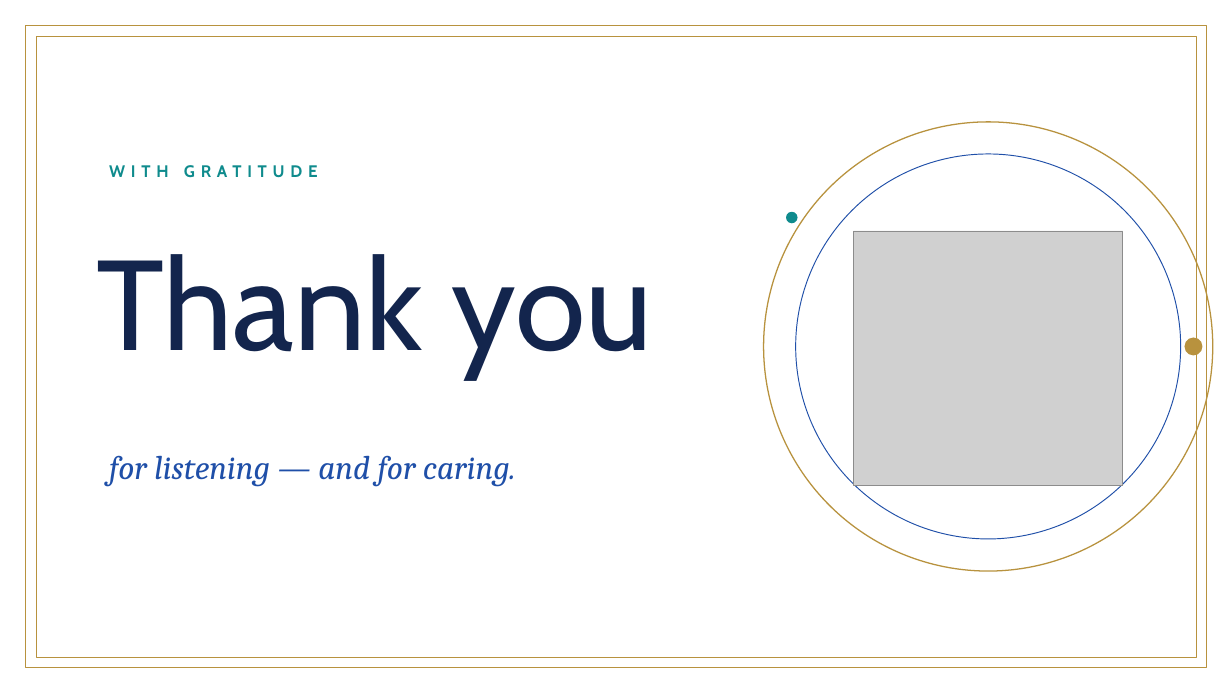
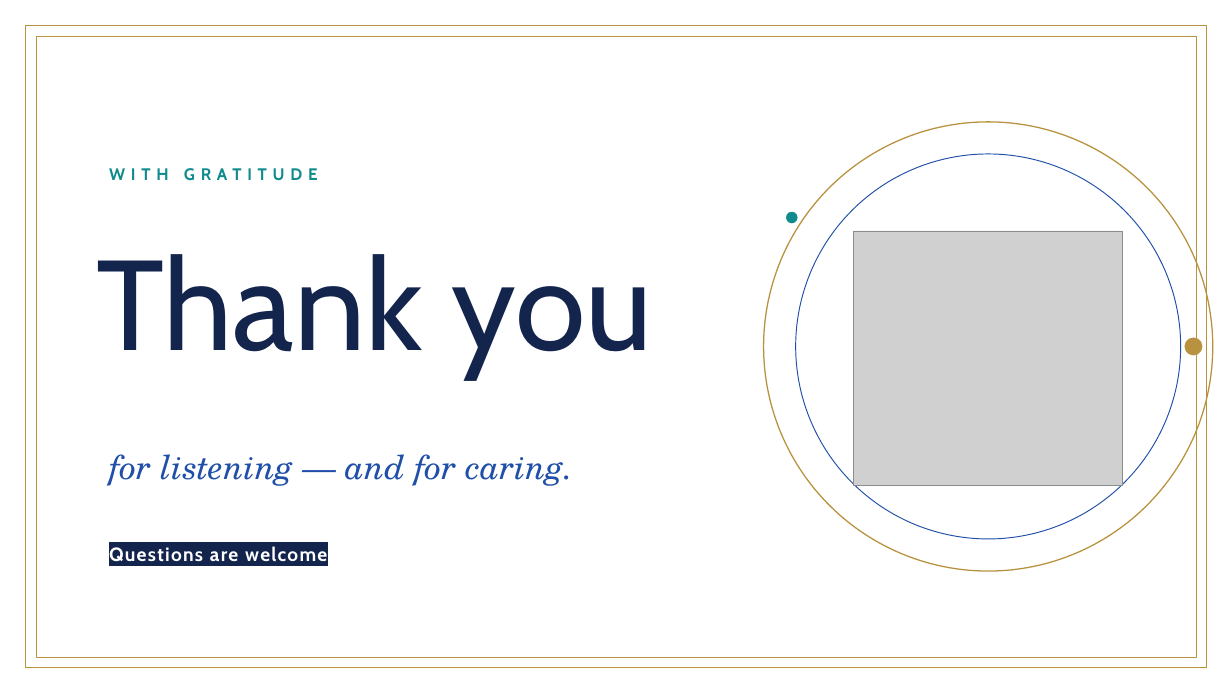
Before and after one commit to amrkarm548-ops/DSLIDES, a slide deck: slide 41 of Goiter_Presentation.pptx. Drawn at 1232x693 pixels with LibreOffice and Linux fonts; fonts in the diff are those of the drawing; grey boxes stand for pictures. Boxes give left, top, right and bottom in pixels: in the first picture for what was removed or moved away, otherwise in the second. Text is boxed around its words. In the diff, an @@ line names an element or a change of style, - is before the commit and + after.

Commit message:
Quality pass: Windows-native fonts (Georgia/Segoe UI), real gradient fills, run highlights, pill separators, light table borders

```diff
--- a/Goiter_Presentation.pptx
+++ b/Goiter_Presentation.pptx
@@ text "WITH GRATITUDE" at [109, 168, 318, 181]: line spacing 1 to 1.18 @@
@@ text "for listening — and for ..." at [109, 454, 572, 486]: font Cambria to TeX Gyre Schola @@
@@ text added at [109, 546, 327, 562], 15 pt, text #FFFFFF, bold @@
+Questions are welcome
```
Also in this commit, not shown: 40 other slides changed.
